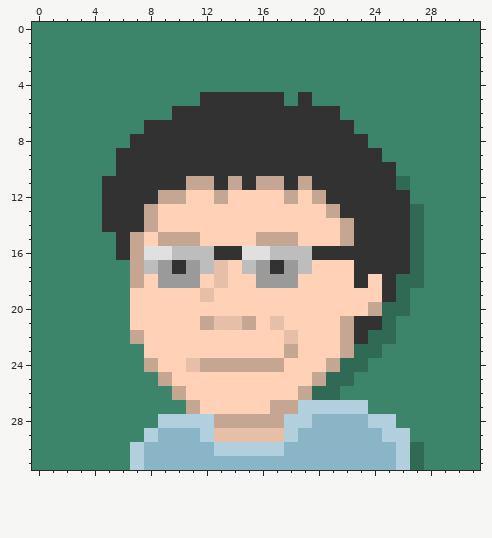
Pixel-art sprite: dist/images/icons/Steven.png. The picture above is the old version.
The file is 128x128 pixels, drawn in blocks of 4x4; one block is one cell here. Colours within 5 levels of each other are drawn and written as one.
New version:
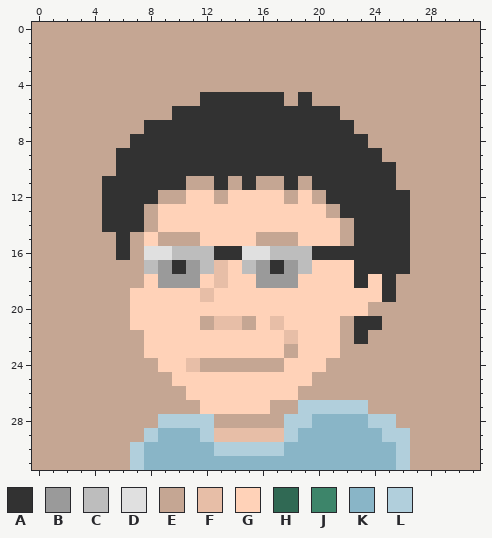
Palette (. is transparent): A #323232  B #9a9a9a  C #bdbdbd  D #e0e0e0  E #c5a693  F #e7bea7  G #ffd2b8  H #306954  J #3d856a  K #89b5c7  L #b1cfdc
Changes in this commit:
Colour H becomes colour E in row 11 at x 26; in rows 13 to 17 at x 27; in row 18 at x 26 to 27; in row 19 at x 26; in row 20 at x 25 to 26; in row 21 at x 25.
Colour H becomes colour E in row 22 at x 24 to 25; in row 23 at x 23 to 24; in row 24 at x 22 to 23; in row 25 at x 21 to 22; in row 26 at x 20 to 21; in rows 30 to 31 at x 27.
Colour J becomes colour E in rows 0 to 4 at x 0 to 31; in row 5 at x 0 to 11, 18 and 20 to 31; in row 6 at x 0 to 9 and 22 to 31; in row 7 at x 0 to 7 and 23 to 31; in row 8 at x 0 to 6 and 24 to 31; in row 9 at x 0 to 5 and 25 to 31.
Colour J becomes colour E in row 10 at x 0 to 5 and 26 to 31; in rows 11 to 12 at x 0 to 4 and 27 to 31; in rows 13 to 14 at x 0 to 4 and 28 to 31; in rows 15 to 16 at x 0 to 5 and 28 to 31; in rows 17 to 18 at x 0 to 6 and 28 to 31; in rows 19 to 20 at x 0 to 6 and 27 to 31.
Colour J becomes colour E in rows 21 to 22 at x 0 to 6 and 26 to 31; in row 23 at x 0 to 7 and 25 to 31; in row 24 at x 0 to 7 and 24 to 31; in row 25 at x 0 to 8 and 23 to 31; in row 26 at x 0 to 9 and 22 to 31; in row 27 at x 0 to 10 and 24 to 31.
Colour J becomes colour E in row 28 at x 0 to 8 and 26 to 31; in row 29 at x 0 to 7 and 27 to 31; in rows 30 to 31 at x 0 to 6 and 28 to 31.
